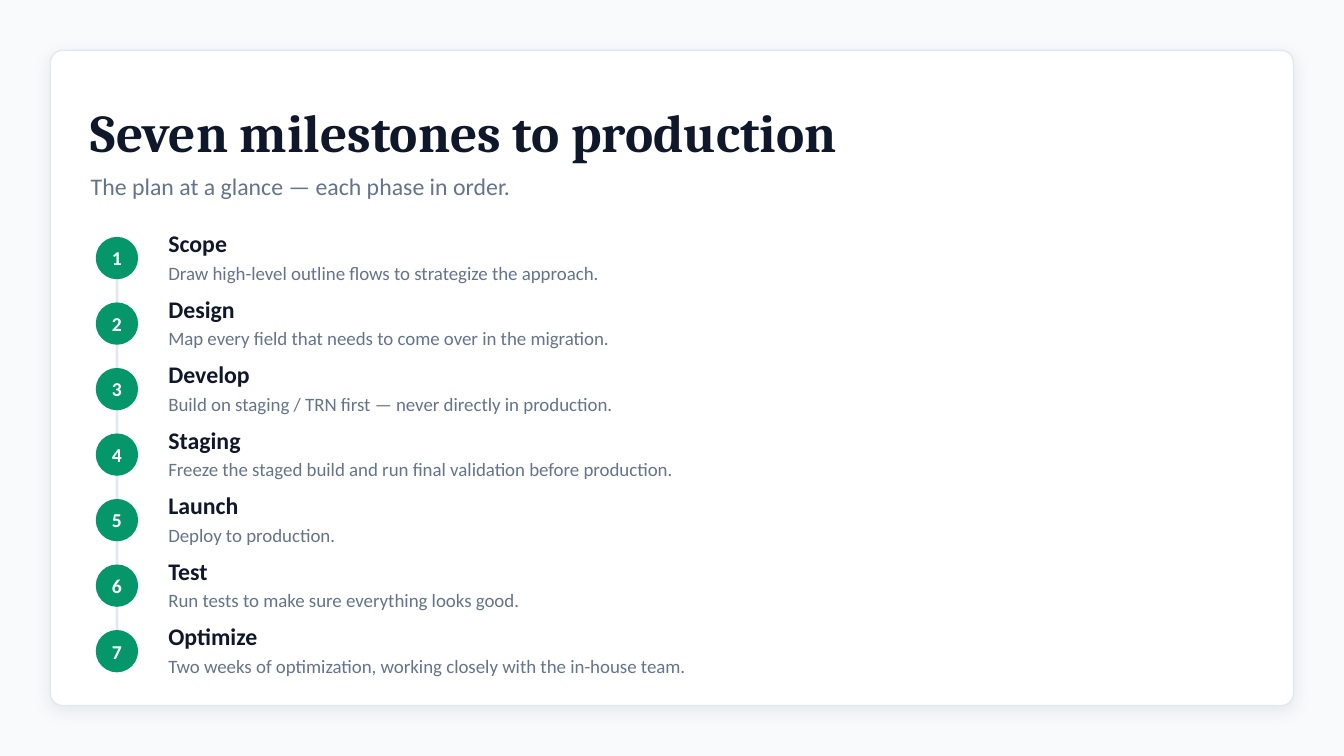
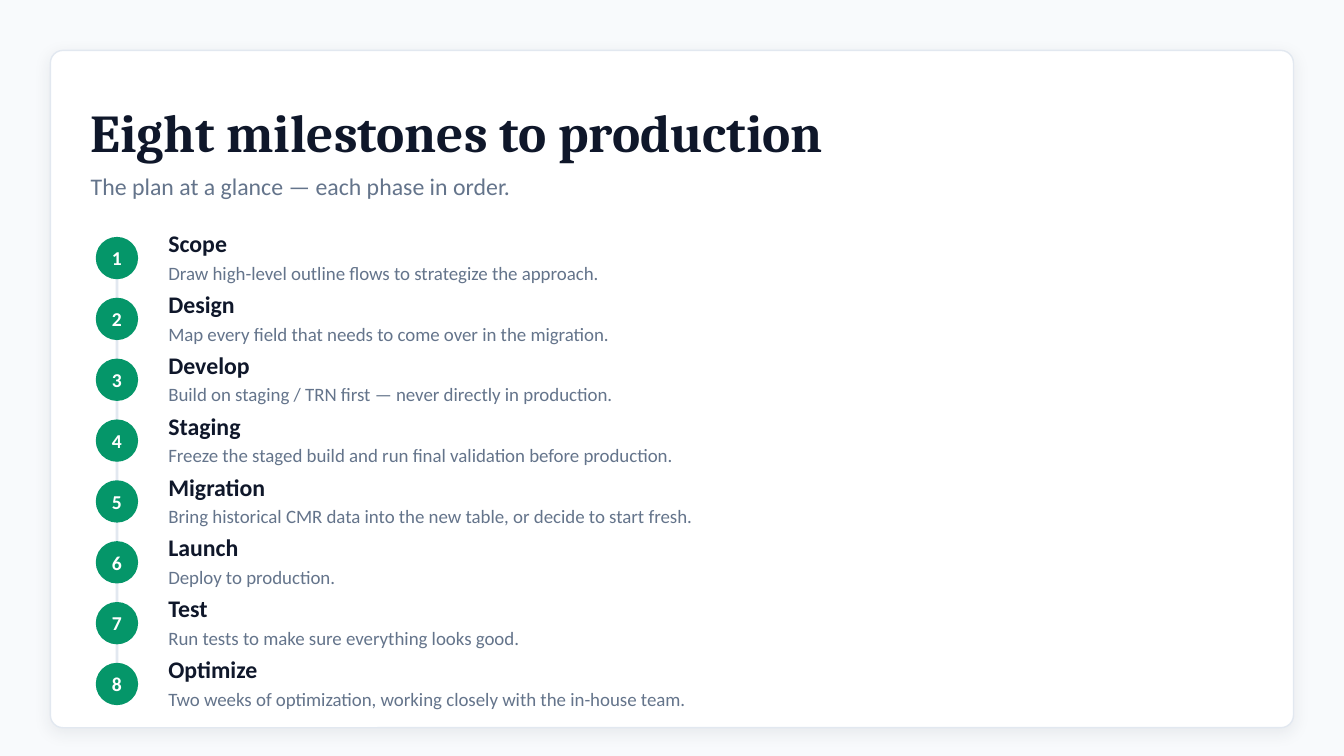
Before and after one commit to Enflite/eCMRs, a slide deck: slide 2 of docs/presentations/eCMRs_plan.pptx. Drawn at 1344x756 pixels with LibreOffice and Linux fonts; fonts in the diff are those of the drawing. Boxes give left, top, right and bottom in pixels: in the first picture for what was removed or moved away, otherwise in the second. Text is boxed around its words. In the diff, an @@ line names an element or a change of style, - is before the commit and + after.

```diff
--- a/docs/presentations/eCMRs_plan.pptx
+++ b/docs/presentations/eCMRs_plan.pptx
@@ rounded rectangle: place and size @@
-rounded rectangle at box(50, 50, 1294, 706)
+rounded rectangle at box(50, 50, 1294, 728)
@@ text at box(91, 115, 823, 163): text changed @@
-Seven milestones to production
+Eight milestones to production
@@ line moved from (117, 258) - (117, 651) to (117, 258) - (117, 685) @@
@@ text "2": place and size @@
-text "2" at box(112, 318, 122, 331)
+text "2" at box(112, 313, 122, 326)
@@ ellipse: place and size @@
-ellipse at box(96, 302, 138, 345)
+ellipse at box(96, 297, 138, 340)
@@ text "Design": place and size @@
-text "Design" at box(168, 301, 609, 348)
+text "Design" at box(168, 296, 609, 344)
@@ text "3": place and size @@
-text "3" at box(112, 383, 122, 396)
+text "3" at box(112, 374, 122, 387)
@@ ellipse: place and size @@
-ellipse at box(96, 368, 138, 410)
+ellipse at box(96, 359, 138, 401)
@@ text "Develop": place and size @@
-text "Develop" at box(168, 366, 612, 414)
+text "Develop" at box(168, 357, 612, 404)
@@ text "4": place and size @@
-text "4" at box(112, 449, 122, 462)
+text "4" at box(112, 435, 122, 448)
@@ ellipse: place and size @@
-ellipse at box(96, 434, 138, 476)
+ellipse at box(96, 419, 138, 462)
@@ text "Staging": place and size @@
-text "Staging" at box(168, 432, 673, 479)
+text "Staging" at box(168, 418, 673, 465)
@@ text added at box(168, 479, 692, 526), 13.5 pt, text #64748B @@
+Migration
+Bring historical CMR data into the new table, or decide to start fresh.
@@ text "5": place and size @@
-text "5" at box(112, 514, 122, 527)
+text "5" at box(112, 496, 122, 509)
@@ ellipse added at box(96, 480, 138, 522), fill #059669 @@
@@ text "Launch": place and size @@
-text "Launch" at box(168, 497, 335, 545)
+text "Launch" at box(168, 539, 335, 587)
@@ ellipse: place and size @@
-ellipse at box(96, 499, 138, 541)
+ellipse at box(96, 541, 138, 584)
@@ text "6": place and size @@
-text "6" at box(112, 579, 122, 593)
+text "6" at box(112, 556, 122, 570)
@@ text "Test": place and size @@
-text "Test" at box(168, 564, 519, 610)
+text "Test" at box(168, 601, 519, 648)
@@ ellipse: place and size @@
-ellipse at box(96, 565, 138, 607)
+ellipse at box(96, 602, 138, 644)
@@ text "7": place and size @@
-text "7" at box(112, 646, 122, 659)
+text "7" at box(112, 617, 122, 630)
@@ text "Optimize": place and size @@
-text "Optimize" at box(168, 628, 685, 676)
+text "Optimize" at box(168, 661, 685, 709)
@@ ellipse: place and size @@
-ellipse at box(96, 630, 138, 673)
+ellipse at box(96, 663, 138, 706)
@@ text added at box(112, 677, 122, 691), 14 pt, text #FFFFFF, bold @@
+8
```
Also in this commit, not shown: 1 other slide changed, 1 slide added.
